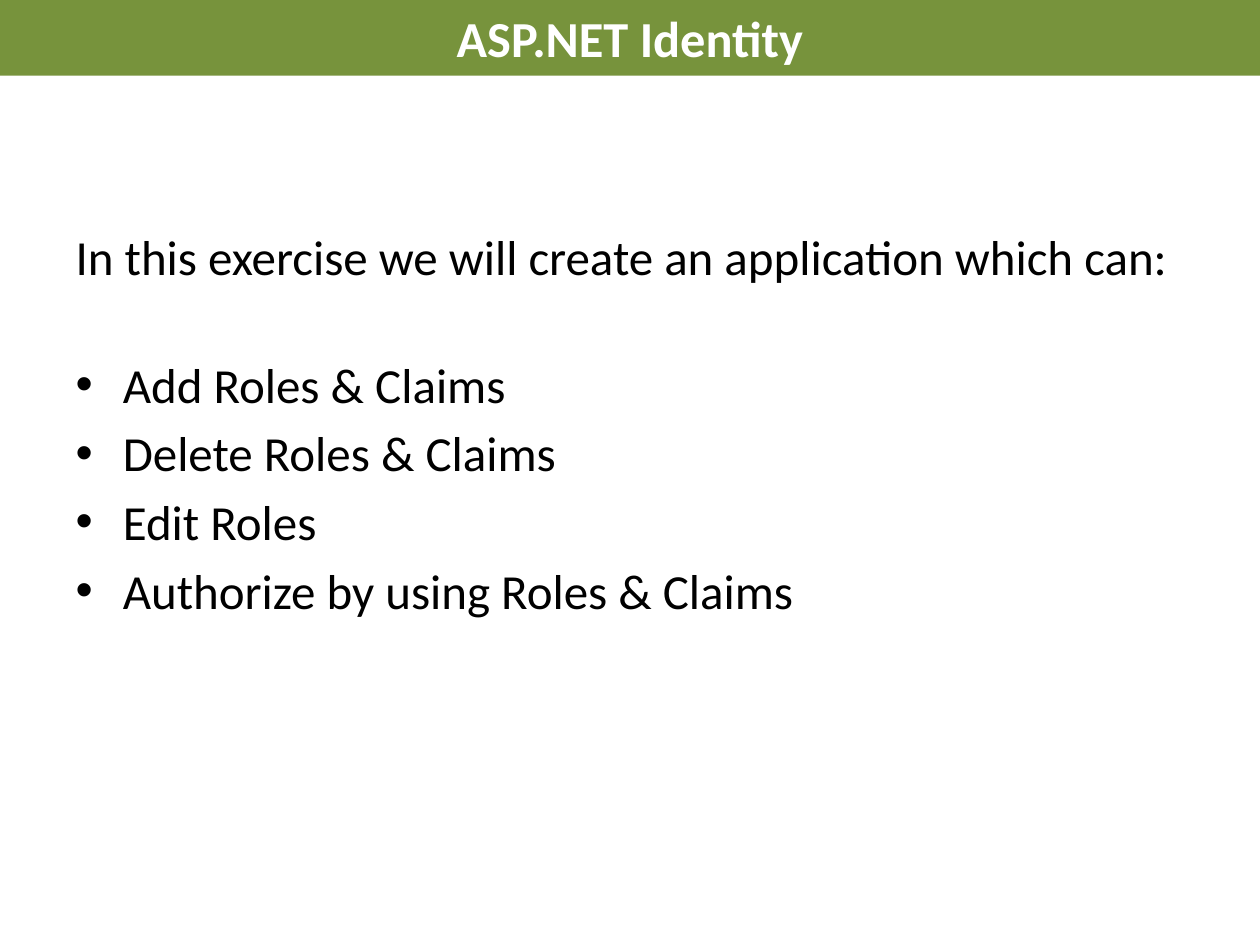
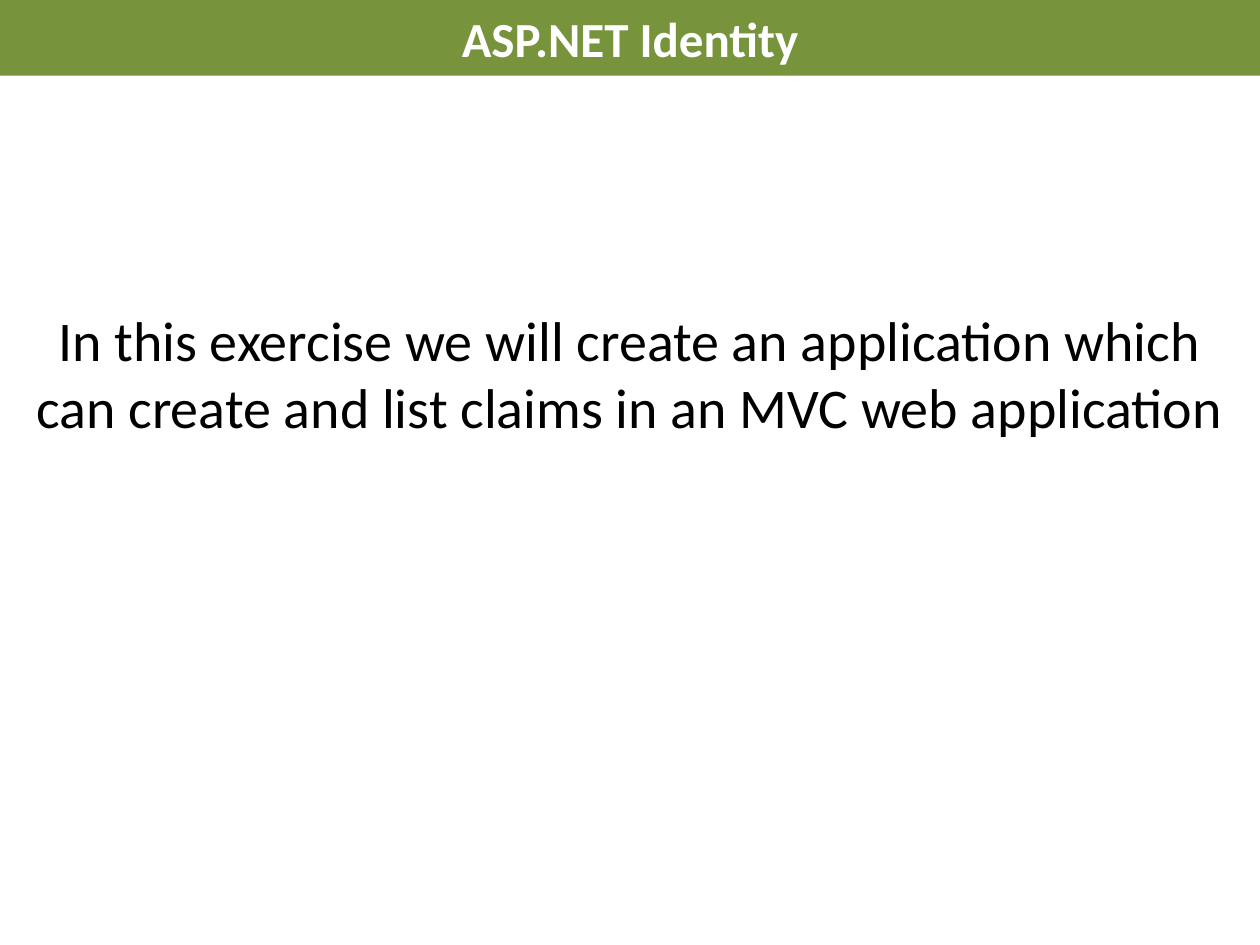
Before and after one commit to AndreasElffors/ProjectIdentity, a slide deck: slide 3 of Documents/Slides/Identity-ClaimsExerciseMVC.pptx. Drawn at 1260x945 pixels with LibreOffice and Linux fonts; fonts in the diff are those of the drawing; background and template pictures are left out. Boxes give left, top, right and bottom in pixels: in the first picture for what was removed or moved away, otherwise in the second. Text is boxed around its words. In the diff, an @@ line names an element or a change of style, - is before the commit and + after.

```diff
--- a/Documents/Slides/Identity-ClaimsExerciseMVC.pptx
+++ b/Documents/Slides/Identity-ClaimsExerciseMVC.pptx
@@ title "ASP.NET Identity" at (0, 0, 1260, 76): size 28.8 to 28 pt @@
@@ text at (36, 322, 1222, 437): text changed; size 28 to 32 pt @@
-In this exercise we will create an application which can:
-• Add Roles & Claims
-• Delete Roles & Claims
-• Edit Roles
-• Authorize by using Roles & Claims
+In this exercise we will create an application which can create and list claims in an MVC web application
```
Also in this commit, not shown: 5 other slides changed, 17 other files.
